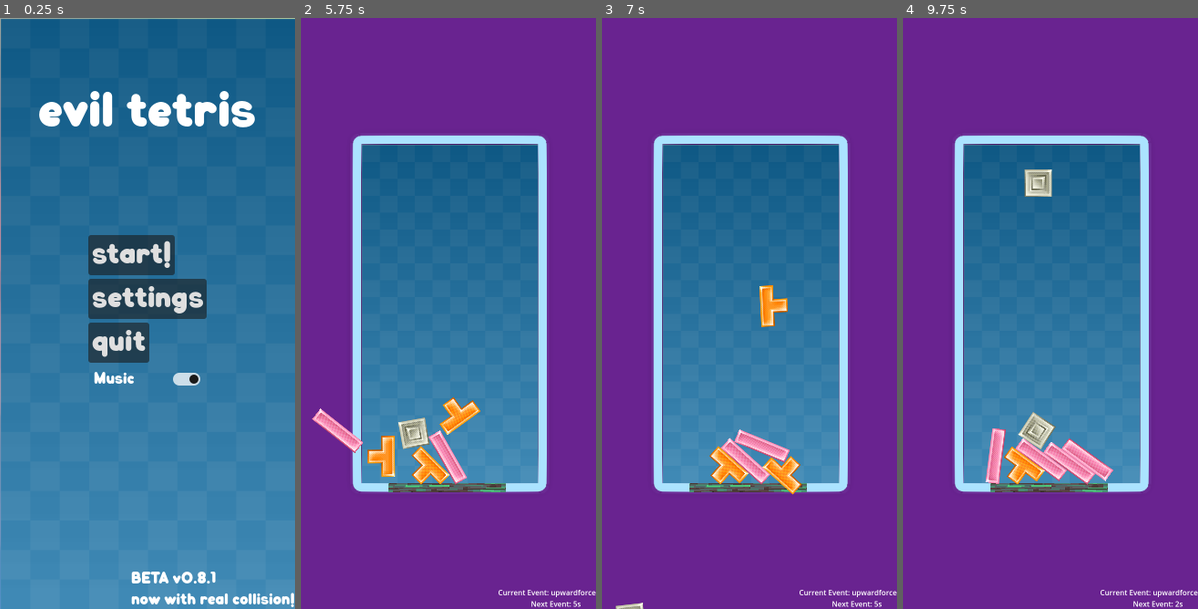
Above: before the commit, frames 1-4 (left to right).
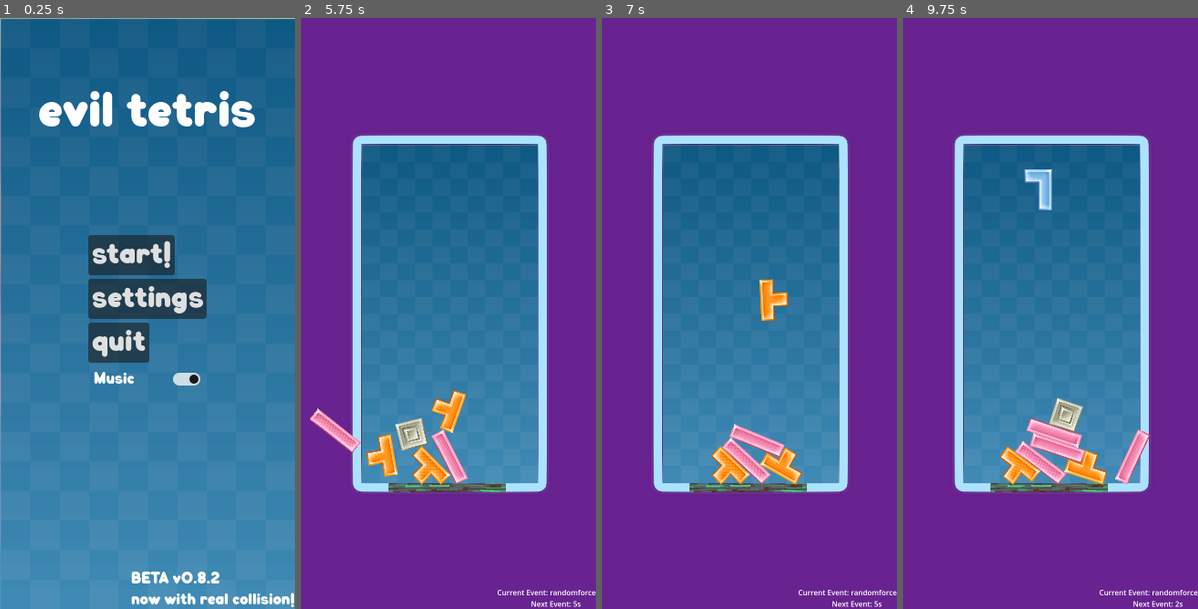
Above: after the commit, the same moments.

Repository: lpuv/evil-tetris
Game: Godot game, scene res://scenes/start_ui.tscn
The game is run twice, just before and just after one commit, with the same random seed, the same clock (stepped at 60 frames per second) and the same inputs. Sound files missing from this copy of the repository are replaced by a short silence.
Inputs:
- Up to frame 1 (0.25 s): no input
- Up to frame 2 (5.75 s): click "start!" at 0.5 s; hold Right (right) 1.28-2.03 s; tap Space (space) every 0.75 s from 1.35 to 5.1 s; hold Down (down) 2.03-2.78 s; hold Right (right) 2.78-3.53 s; hold Up (up) 3.53-4.28 s; hold Left (left) from 4.28 s (still down)
- Up to frame 3 (7 s): release Left (left) at 5.78 s; hold Down (down) 5.78-6.53 s; tap Space (space) at 5.85, 6.6 s; hold Right (right) from 6.53 s (still down)
- Up to frame 4 (9.75 s): release Right (right) at 7.28 s; hold Up (up) 7.28-8.03 s; tap Space (space) every 0.75 s from 7.35 to 9.6 s; hold Right (right) 8.03-8.78 s; hold Down (down) 8.78-9.53 s; hold Left (left) from 9.53 s (still down)

The runs differ from the first frame. In frame 1, less than 0.1% of the frame differs, in the area x 71-75%, y 93-96%; in frame 2, 2.3%; in frame 3, 2.1%; in frame 4, 4.4%, in the area x 27-97%, y 25-98%.

Commit message:
v0.8.2: adjust event weighting

Diff:
--- a/project/scenes/start_ui.tscn
+++ b/project/scenes/start_ui.tscn
@@ -88,7 +88,7 @@
 grow_horizontal = 0
 grow_vertical = 0
 theme_override_fonts/font = ExtResource("2_yxax6")
-text = "BETA v0.8.1
+text = "BETA v0.8.2
 now with real collision!"
 
 [connection signal="pressed" from="MarginContainer/VBoxContainer/Start" to="." method="_on_start_pressed"]
--- a/project/scripts/main.gd
+++ b/project/scripts/main.gd
@@ -135,13 +135,22 @@
 		piece.queue_free()
 
 func chaos():
-	var chaos_events = Shared.CHAOS_EVENTS
-	chaos_events.shuffle()
-	var event = chaos_events[rng.randi() % chaos_events.size()]
-	print("starting event " + event)
-
-	$current_event.text = "Current Event: " + event
-
+	var total_weight = 0
+	for weight in Shared.CHAOS_EVENTS_WEIGHTED.values():
+		total_weight += weight
+
+	var random_num = rng.randi() % total_weight
+	var current_weight = 0
+
+	var event = ""
+
+	for event_iterated in Shared.CHAOS_EVENTS_WEIGHTED:
+		current_weight += Shared.CHAOS_EVENTS_WEIGHTED[event_iterated]
+		if random_num < current_weight:
+			print("starting event " + event_iterated)
+			$current_event.text = "Current Event: " + event_iterated
+			event = event_iterated
+			break
 	if event == "nocollision":
 		is_not_colliding = true
 	elif event == "upwardforce":
--- a/project/scripts/shared.gd
+++ b/project/scripts/shared.gd
@@ -28,18 +28,18 @@
 	"trap2.mp3", "windowsxp.mp3"
 ]
 
-var CHAOS_EVENTS = [
-	"nocollision",
-	"upwardforce",
-	"bouncy",
-	"rickroll",
-	"table",
-	"rotatechaos",
-	"randomgravity",
-	"fastgravity",
-	"downwardsforce",
-	"randomforce",
-	"friction",
-	"randomcenterofmass",
-	"floaty"
-]
+var CHAOS_EVENTS_WEIGHTED = {
+	"nocollision": 10,
+	"upwardforce": 10,
+	"bouncy": 10,
+	"rickroll": 1,    # lowest chance
+	"table": 3,       # second lowest chance
+	"rotatechaos": 10,
+	"randomgravity": 10,
+	"fastgravity": 10,
+	"downwardsforce": 10,
+	"randomforce": 10,
+	"friction": 10,
+	"randomcenterofmass": 10,
+	"floaty": 10
+}
